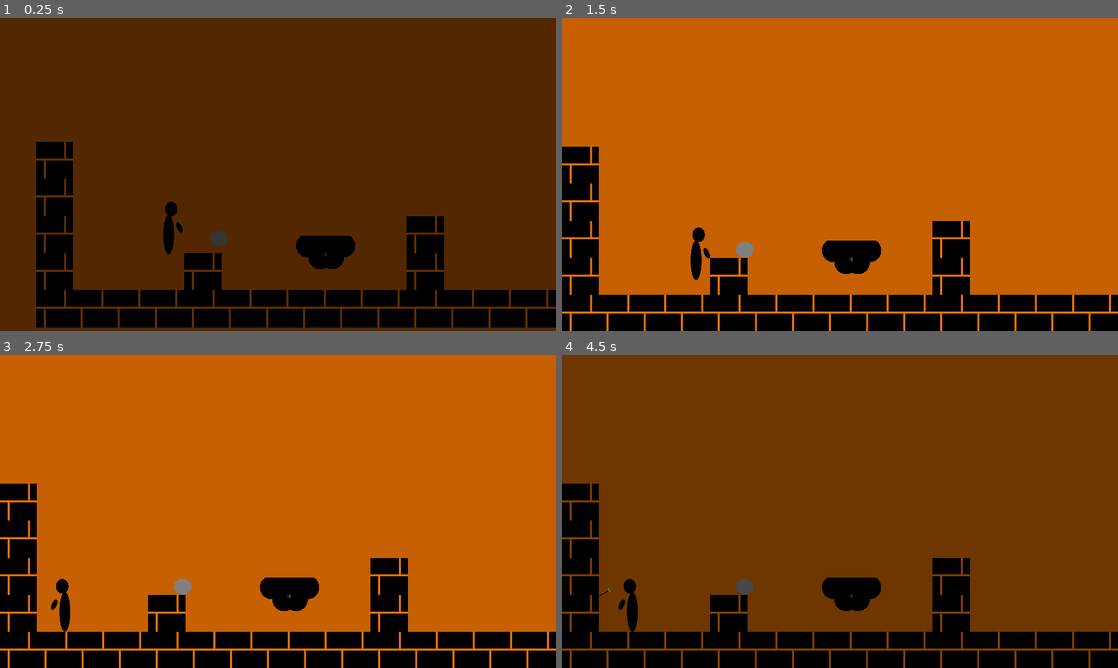
Above: before the commit, frames 1-4 (two rows, left to right).
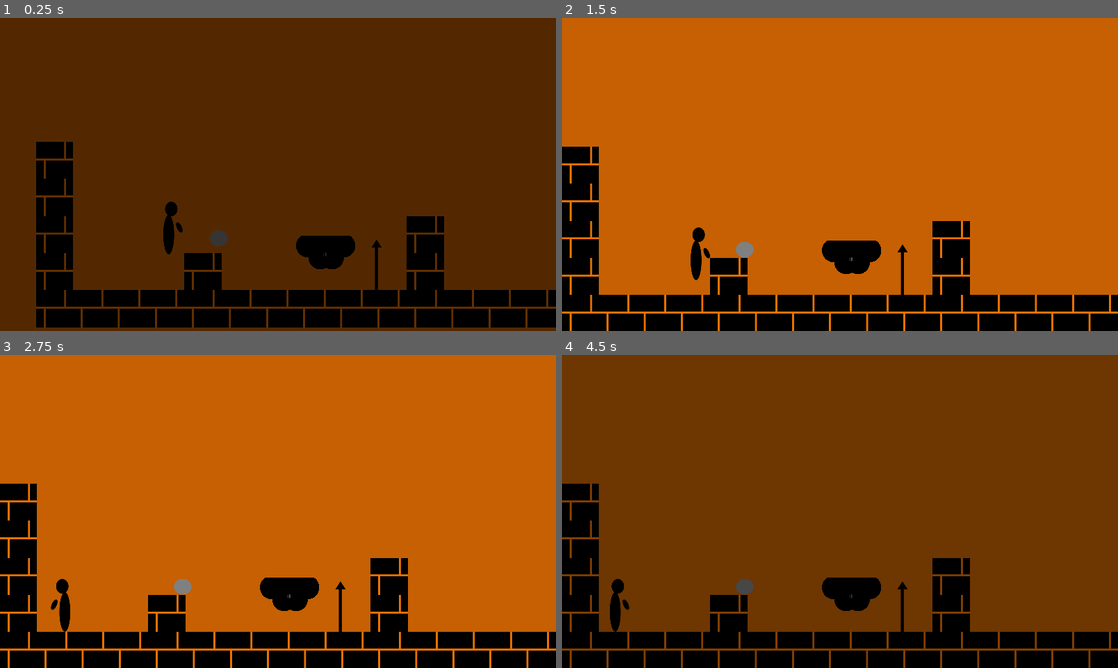
Above: after the commit, the same moments.

Repository: franmatijevic/GreekPlatformer
Game: Godot game, scene res://src/levels/test_level.tscn
The game is run twice, just before and just after one commit, with the same random seed, the same clock (stepped at 60 frames per second) and the same inputs. The engine's default icon, where the game draws it, is replaced by a stand-in: a white triangle on a blue panel in a dark square.
Inputs:
- Up to frame 1 (0.25 s): no input
- Up to frame 2 (1.5 s): hold D (right) from 0.53 s (still down); tap Q (drop_item) at 0.6 s; tap W (up) at 0.77, 0.8, 1.07, 1.35 s
- Up to frame 3 (2.75 s): tap W (up) at 1.52, 1.82, 2.3 s; tap Q (drop_item) at 1.55, 2.1 s; release D (right) at 2.03 s; hold A (left) from 2.03 s (still down)
- Up to frame 4 (4.5 s): tap Space (pickThrow) at 2.85 s; tap W (up) at 3.02, 3.32, 3.77, 3.8, 4.07 s; tap Q (drop_item) at 3.05, 4.35 s; tap F (shoot) at 3.6 s; tap R (restart) at 4.15 s; release A (left) at 4.28 s; hold D (right) from 4.28 s (still down)

The runs differ from the first frame. In frame 1, 0.1% of the frame differs, in the area x 66-69%, y 70-87%; in frame 2, 0.1%; in frame 3, 0.1%; in frame 4, 0.7%, in the area x 6-63%, y 71-89%.

Commit message:
Spikes
-spikes zapocnu (privremenu) animaciju smrti i restartaju sobu

Diff:
--- /dev/null
+++ b/greekplatformer/src/environment/spikes/spike.gd
@@ -0,0 +1,5 @@
+extends Area2D
+
+func _on_body_entered(body: Node2D) -> void:
+	set_collision_mask_value(1,false)
+	body.death()
--- /dev/null
+++ b/greekplatformer/src/environment/spikes/spike.tscn
@@ -0,0 +1,22 @@
+[gd_scene load_steps=4 format=3 uid="uid://cy8dahgd1g1jr"]
+
+[ext_resource type="Script" path="res://src/environment/spikes/spike.gd" id="1_f4iid"]
+[ext_resource type="Texture2D" uid="uid://bm6rpob4s2nta" path="res://src/mainMechanics/arrowArt/Arrow.png" id="1_rg6sr"]
+
+[sub_resource type="CircleShape2D" id="CircleShape2D_7gdda"]
+radius = 13.0384
+
+[node name="Spike" type="Area2D"]
+collision_layer = 0
+script = ExtResource("1_f4iid")
+
+[node name="Arrow" type="Sprite2D" parent="."]
+modulate = Color(0, 0, 0, 1)
+position = Vector2(-2, 77)
+rotation = -1.5708
+texture = ExtResource("1_rg6sr")
+
+[node name="CollisionShape2D" type="CollisionShape2D" parent="."]
+shape = SubResource("CircleShape2D_7gdda")
+
+[connection signal="body_entered" from="." to="." method="_on_body_entered"]
--- a/greekplatformer/src/items/itemScripts/throwable.gd
+++ b/greekplatformer/src/items/itemScripts/throwable.gd
@@ -17,25 +17,9 @@
 func be_picked_up(charact:Character):
 	pickedUp = true
 	player = charact
+	freeze=true
 
 func be_thrown(force:Vector2):
+	freeze=false
 	pickedUp = false
 	linear_velocity = force
-
-#func _input(_event):
-	#if Input.is_action_just_pressed("pick_up_item") and 1==0:
-		#var bodies = $Area2D.get_overlapping_bodies()
-		#for body in bodies:
-			#if body.name == "Player" and player.canPickUp == true:
-				#pickedUp = true
-				#player.canPickUp = false
-#
-	#if Input.is_action_just_pressed("drop_item") and pickedUp == true and 1==0:
-		#linear_velocity = Vector2(0, -10)
-		#pickedUp = false
-		#player.canPickUp = true
-	#
-	#if Input.is_action_just_pressed("throw_item") and pickedUp == true and 1 == 0:
-		#pickedUp = false
-		#player.canPickUp = true
-		#linear_velocity = throwForce
--- a/greekplatformer/src/items/rock.tscn
+++ b/greekplatformer/src/items/rock.tscn
@@ -16,7 +16,6 @@
 lock_rotation = true
 linear_damp_mode = 1
 script = ExtResource("1_nq7h8")
-playerCanJump = true
 
 [node name="Sprite2D" type="Sprite2D" parent="."]
 position = Vector2(-1, 1.52588e-05)
--- a/greekplatformer/src/levels/generic_level.gd
+++ b/greekplatformer/src/levels/generic_level.gd
@@ -33,17 +33,20 @@
 func restart():
 	get_node("BlackScreen/Control").modulate.a=1
 	create_tween().tween_property(get_node("BlackScreen/Control"), "modulate:a", 0, 0.6)
-	get_node("Player").global_position = current_room.get_node("Respawn").global_position
 
 	if(holding_object):
 		holding_object.queue_free()
 	holding_object=null
 	get_node("Player").holding_object=null
 
+
 	current_room.queue_free()
 	current_room = current_room_file.instantiate()
 	add_child(current_room)
 	current_room.global_position = current_room_position
+
+	get_node("Player").global_position = current_room.get_node("Respawn").global_position
+	get_node("Player").set_state("MoveState")
 
 func _ready() -> void:
 	create_tween().tween_property(get_node("BlackScreen/Control"), "modulate:a", 0, 0.6)
--- a/greekplatformer/src/levels/test_level_rooms/starting_room.tscn
+++ b/greekplatformer/src/levels/test_level_rooms/starting_room.tscn
@@ -1,8 +1,9 @@
-[gd_scene load_steps=5 format=4 uid="uid://bv6crjirceehq"]
+[gd_scene load_steps=6 format=4 uid="uid://bv6crjirceehq"]
 
 [ext_resource type="PackedScene" uid="uid://61v4j5x18v7w" path="res://src/levels/levelElements/room.tscn" id="1_v1w17"]
 [ext_resource type="PackedScene" uid="uid://dy25c23gvdom" path="res://src/environment/cloud_antonio/cloud_platform.tscn" id="2_ns463"]
 [ext_resource type="PackedScene" uid="uid://bajynjcw0ua61" path="res://src/items/rock.tscn" id="3_qnncy"]
+[ext_resource type="PackedScene" uid="uid://cy8dahgd1g1jr" path="res://src/environment/spikes/spike.tscn" id="4_aojxv"]
 
 [sub_resource type="RectangleShape2D" id="RectangleShape2D_k0vdt"]
 size = Vector2(1920, 1080)
@@ -24,3 +25,6 @@
 
 [node name="RigidBody2D" parent="Objects" index="1" instance=ExtResource("3_qnncy")]
 position = Vector2(-136, 48)
+
+[node name="Spike" parent="Objects" index="2" instance=ExtResource("4_aojxv")]
+position = Vector2(408, 104)
--- a/greekplatformer/src/player/player.gd
+++ b/greekplatformer/src/player/player.gd
@@ -116,6 +116,9 @@
 		return
 	set_state("ShootingState")
 
+func death():
+	set_state("DeadState")
+
 func set_state(state: String):
 	current_state.exit()
 	current_state = states[state.to_lower()]
--- a/greekplatformer/src/player/player.tscn
+++ b/greekplatformer/src/player/player.tscn
@@ -6,6 +6,7 @@
 [ext_resource type="Script" path="res://src/player/playerStates/pickUpState.gd" id="4_y3xqd"]
 [ext_resource type="Script" path="res://src/player/playerStates/shootingState.gd" id="5_y6klk"]
 [ext_resource type="Texture2D" uid="uid://bm6rpob4s2nta" path="res://src/mainMechanics/arrowArt/Arrow.png" id="6_i6bi8"]
+[ext_resource type="Script" path="res://src/player/playerStates/dead_state.gd" id="6_v8jiw"]
 
 [sub_resource type="RectangleShape2D" id="RectangleShape2D_8ulvm"]
 size = Vector2(69, 184)
@@ -46,6 +47,9 @@
 [node name="ShootingState" type="Node" parent="States"]
 script = ExtResource("5_y6klk")
 
+[node name="DeadState" type="Node" parent="States"]
+script = ExtResource("6_v8jiw")
+
 [node name="DetectFloor" type="Area2D" parent="."]
 collision_layer = 0
 collision_mask = 2
--- /dev/null
+++ b/greekplatformer/src/player/playerStates/dead_state.gd
@@ -0,0 +1,18 @@
+extends State
+
+var time:float=3
+
+func enter():
+	time=1
+	player().set_collision_layer_value(1, false)
+
+func update_physics_process(delta:float):
+	if time>0:
+		time-=delta
+		player().rotation+=delta*5
+	else:
+		player().get_parent().restart()
+
+func exit():
+	player().rotation=0
+	player().set_collision_layer_value(1, true)
--- a/greekplatformer/src/player/playerStates/movementState.gd
+++ b/greekplatformer/src/player/playerStates/movementState.gd
@@ -1,4 +1,7 @@
 extends State
+
+func enter():
+	player().set_collision_layer_value(1, true)
 
 func exit():
 	player().direction=0
Not shown: 1 places in greekplatformer/src/player/player.tscn that only renumber resources
